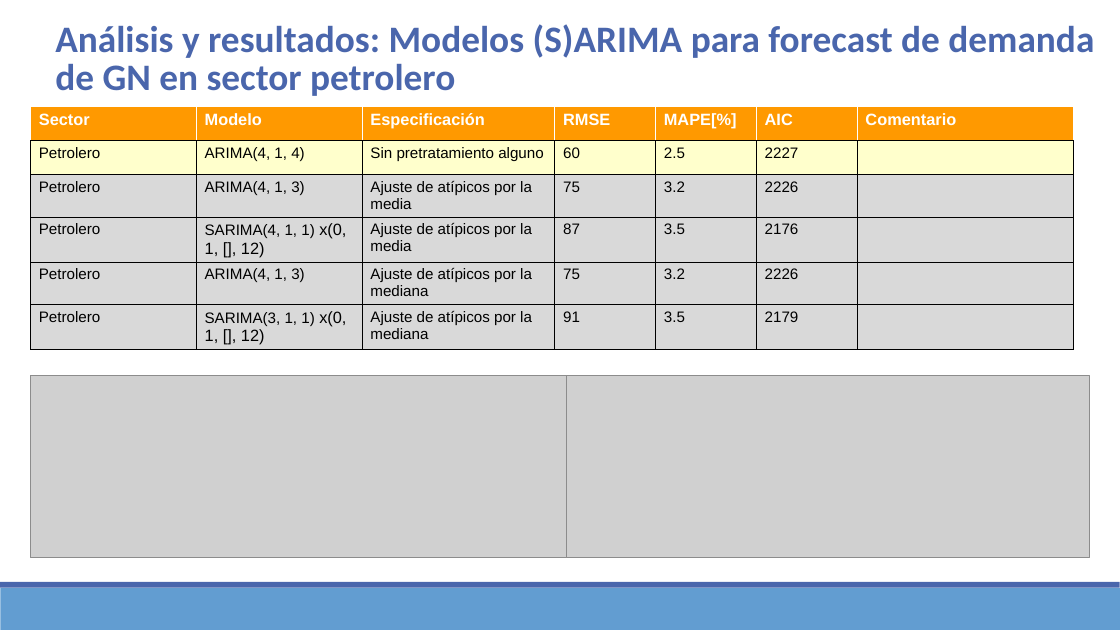
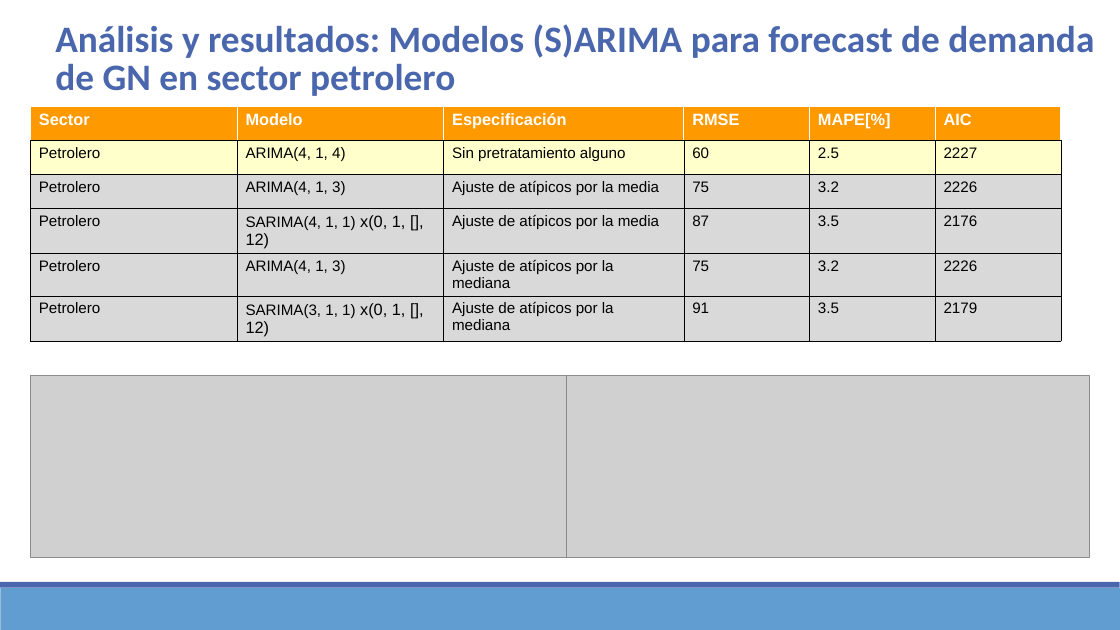
Before and after one commit to Sergio-Ibarra-1795/Diplomado_UNAM_DC_Full_gitHub, a slide deck: slide 14 of Diplomado_DS_Proyecto_Final/Proyecto_final_Diplomado_DS_UNAM_v2.pptx. Drawn at 1120x630 pixels with LibreOffice and Linux fonts; fonts in the diff are those of the drawing; grey boxes stand for pictures. Boxes give left, top, right and bottom in pixels: in the first picture for what was removed or moved away, otherwise in the second. Text is boxed around its words. In the diff, an @@ line names an element or a change of style, - is before the commit and + after.

```diff
--- a/Diplomado_DS_Proyecto_Final/Proyecto_final_Diplomado_DS_UNAM_v2.pptx
+++ b/Diplomado_DS_Proyecto_Final/Proyecto_final_Diplomado_DS_UNAM_v2.pptx
@@ table at <box>30,107,1062,349</box> @@
-column 7: Comentario |  |  |  |  | 
@@ table: place and size @@
-table at <box>30,107,1072,360</box>
+table at <box>30,107,1062,349</box>
```
Also in this commit, not shown: 7 other slides changed, 2 slides added, 2 other files.
